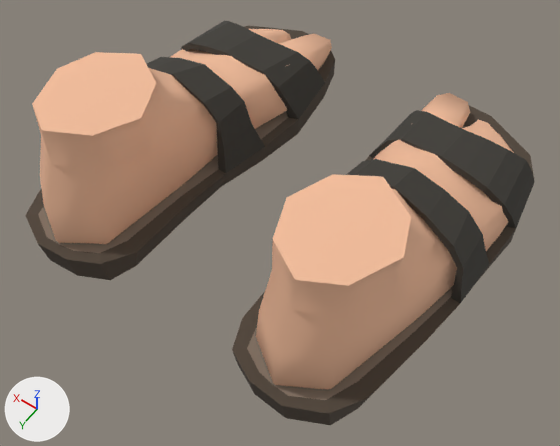
Renders of the glTF model collections/base-avatars/feet/Sandals/M_Feet_Sandals.glb from each side of a commit.
Both versions are drawn from a 50 mm camera at (-0.207, 0.234, 0.435) aimed at (-0.02, -0.028, 0.024). Arrows for +X, +Y and +Z are at lower left; the lights stay in place. Where no turn or scale is listed for an object, it has been applied to the vertices.

The older version as bpy lines, for what is in view:
```python
mat_avatarskin_mat = principled_material('AvatarSkin_MAT')
mat_avatarskin_mat.texture = img_avatar_maleskin
mat_avatarskin_mat.roughness = 1.0
me_m_feet_basemesh_mesh_002 = bpy.data.meshes.new('M_Feet_BaseMesh_Mesh.002')
me_m_feet_basemesh_mesh_002.from_pydata(...)  # 474 vertices, 948 faces; spans x -0.15..0.15, y -0.211..0.079, z -0.002..0.116
# faces by material slot: [352, 596]
me_m_feet_basemesh_mesh_002.materials.append(mat_avatarskin_mat)  # picture img_avatar_maleskin
me_m_feet_basemesh_mesh_002.materials.append(mat_avatarwearable_mat)  # picture img_avatarwearables_tx
ob_m_feet_sandals = bpy.data.objects.new('M_Feet_Sandals', me_m_feet_basemesh_mesh_002)
ob_m_feet_sandals.location = (0.0, 0.0, 0.0)
```
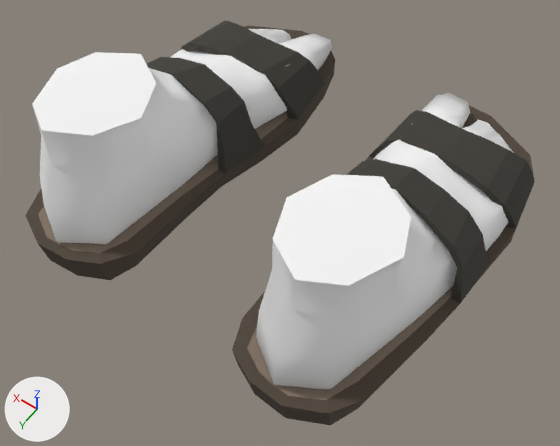
What differs and where, as boxes (x1, y1, x2, y2) in the pictures (560 x 446 px):
```json
{"object": "M_Feet_Sandals", "change": "surface changed", "before": [32, 26, 516, 392], "after": [32, 26, 516, 392], "on screen": "beige to white"}
```

The change, as JSON lines over the scene's bpy script:
```json
{"op": "add", "block": "img_avatar_maleskinbase", "code": ["img_avatar_maleskinbase = load_image('Avatar_MaleSkinBase', '_unpacked/Avatar_MaleSkinBase', 2048, 2048, 'sRGB')"]}
{"op": "set", "path": "mat_avatarskin_mat.texture", "old": "img_avatar_maleskin", "new": "img_avatar_maleskinbase"}
```
